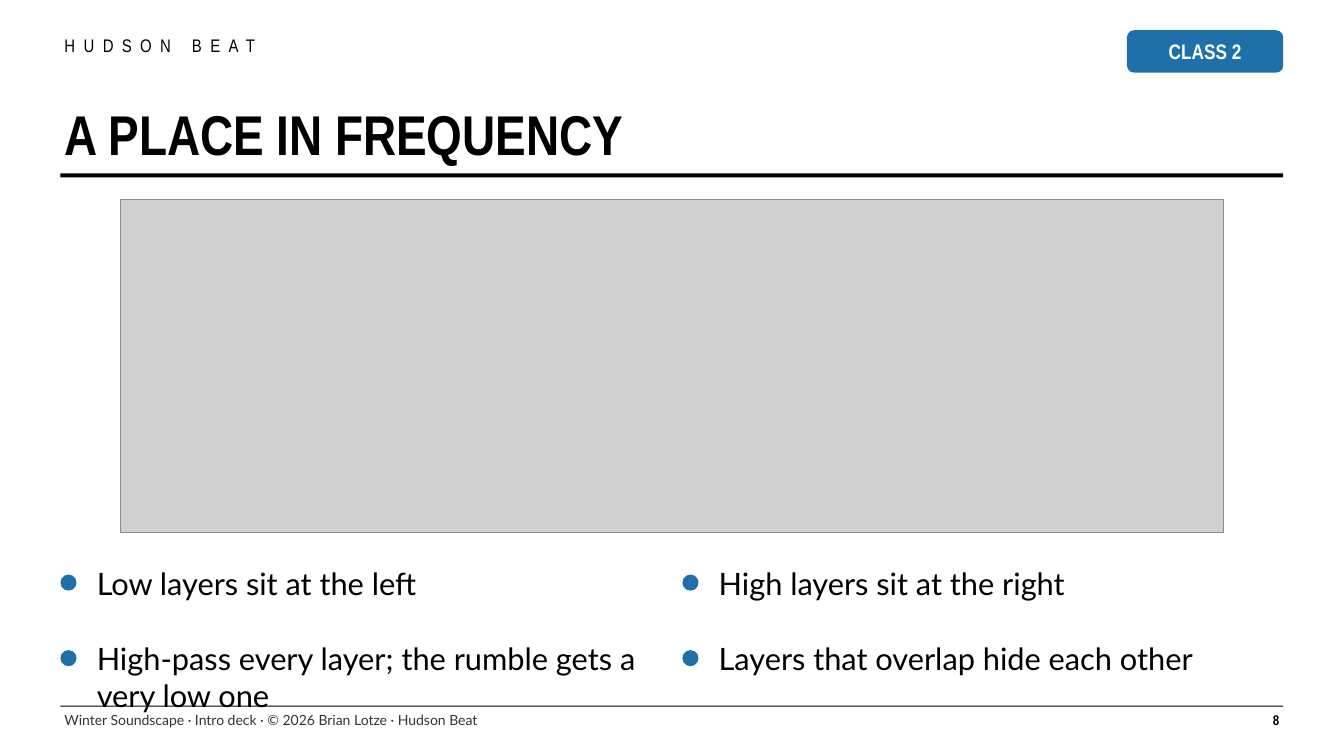
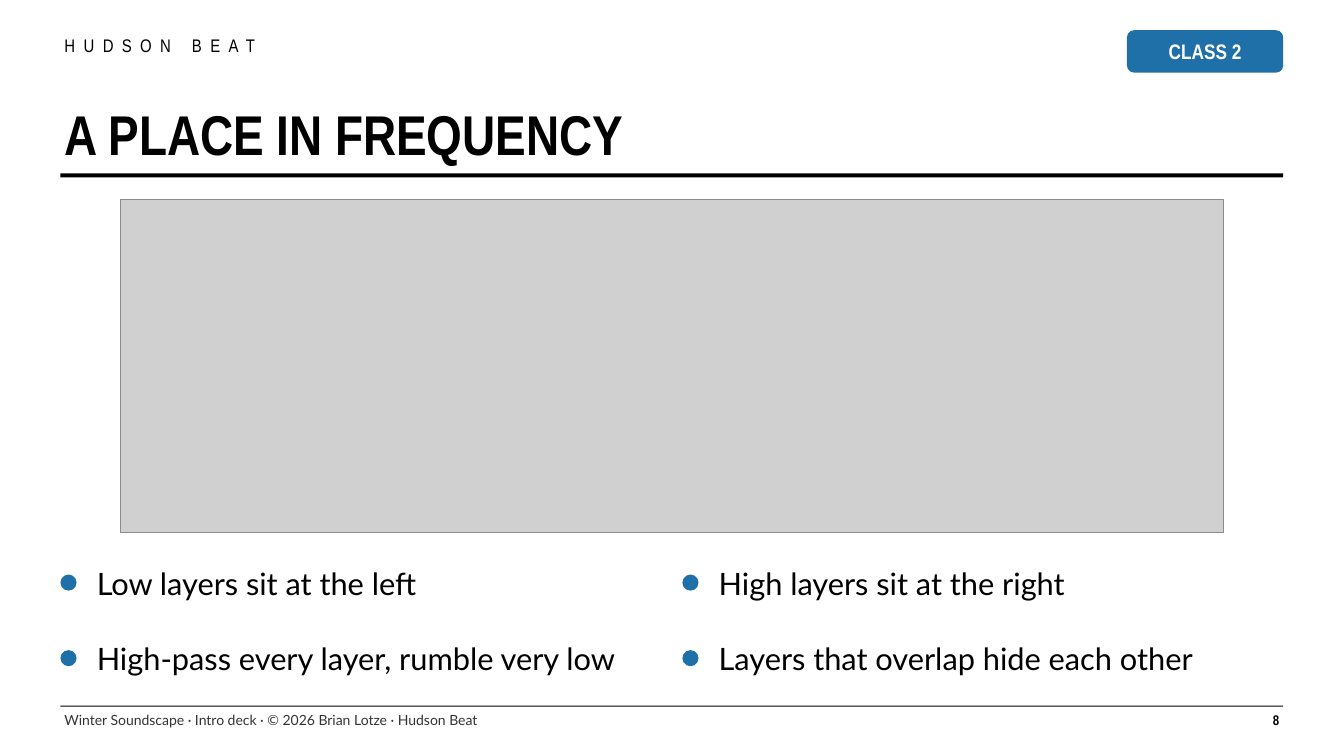
Before and after one commit to brianlotzemusic-glitch/WaltyCal, a slide deck: slide 8 of tpt/045-winter-soundscape-logic/winter-soundscape-intro-deck.pptx. Drawn at 1344x756 pixels with LibreOffice and Linux fonts; fonts in the diff are those of the drawing; grey boxes stand for pictures. Boxes give left, top, right and bottom in pixels: in the first picture for what was removed or moved away, otherwise in the second. Text is boxed around its words. In the diff, an @@ line names an element or a change of style, - is before the commit and + after.

```diff
--- a/tpt/045-winter-soundscape-logic/winter-soundscape-intro-deck.pptx
+++ b/tpt/045-winter-soundscape-logic/winter-soundscape-intro-deck.pptx
@@ text at box(97, 647, 615, 676): text changed @@
-High-pass every layer; the rumble gets a very low one
+High-pass every layer, rumble very low
```
Also in this commit, not shown: 22 other files.
